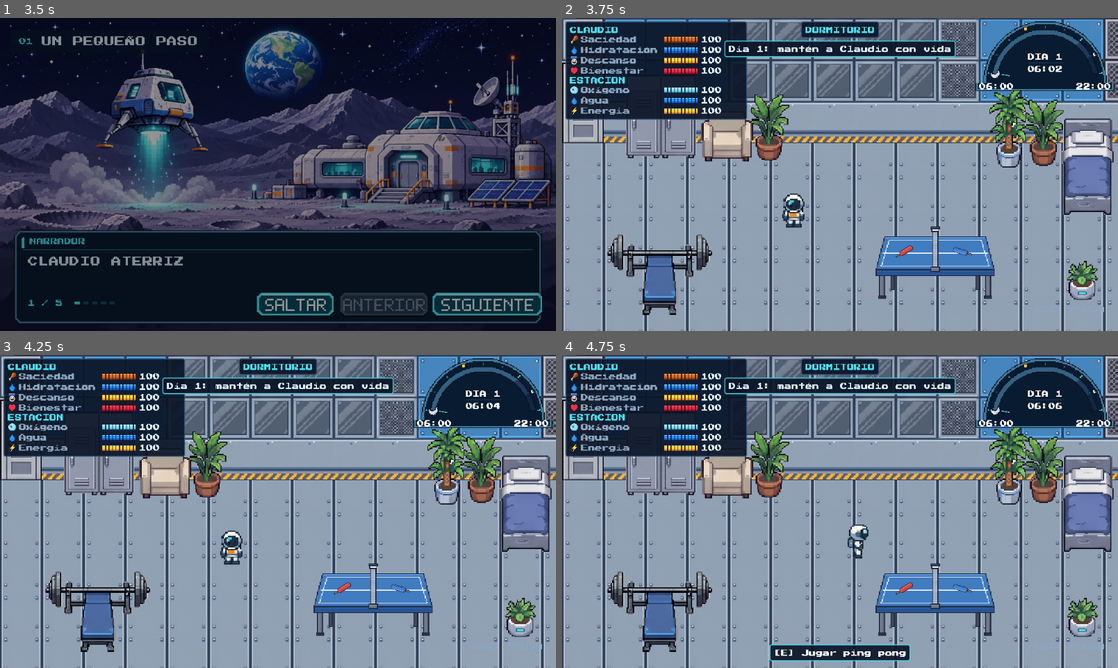
Above: before the commit, frames 1-4 (two rows, left to right).
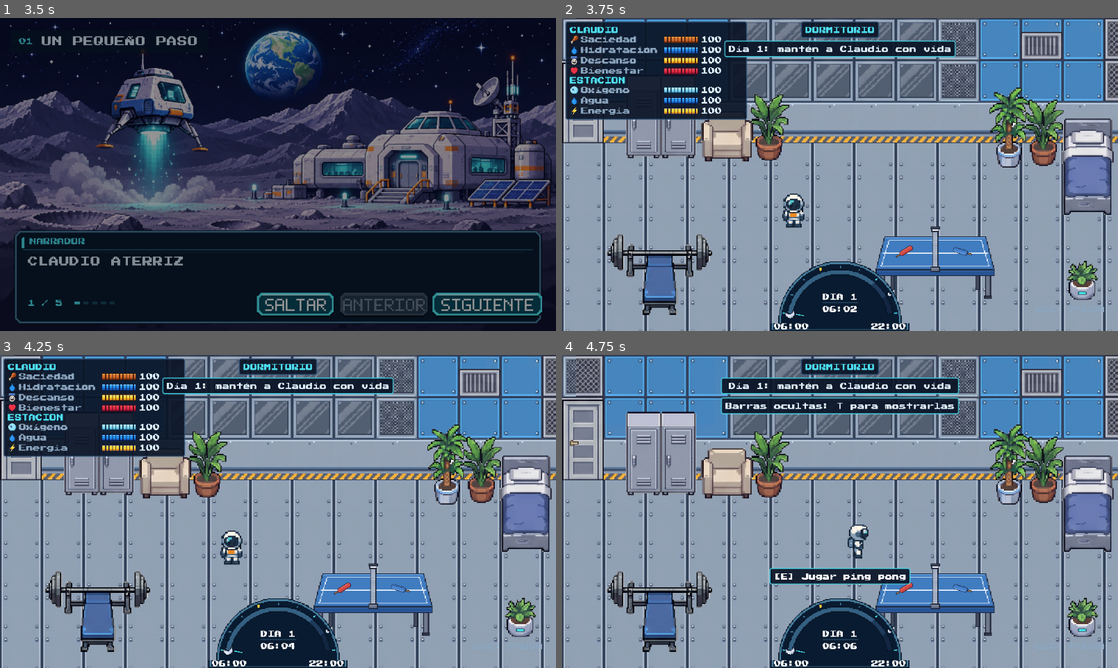
Above: after the commit, the same moments.

Repository: lumpalette/claudio
Game: Godot game, scene res://main/main.tscn
Same seed, same stepped clock (60 frames per second), same inputs: the game is played once before the commit and once after it.
Inputs (mouse positions are in pixels of both pictures, inside the frame that each line leads up to):
- Up to frame 1 (3.5 s): click (116, 174) at 0.5 s; click (116, 174) at 1.25 s; click (294, 305) at 2 s; click (294, 305) at 2.75 s
- Up to frame 2 (3.75 s): click (1051, 305) at 3.5 s
- Up to frame 3 (4.25 s): no input
- Up to frame 4 (4.75 s): tap Enter (interact) at 4.25 s; move the mouse to (962, 495) at 4.27 s; hold D (move_right) from 4.28 s (still down); hold T (tasks) from 4.28 s (still down); tap W (move_up) at 4.52 s

Frame 1 is identical in both runs. In frame 2, 8.1% of the frame differs, in the area x 37-100%, y 1-100%; in frame 3, 8.1%; in frame 4, 21%, in the area x 0-100%, y 1-100%.

Commit message:
Reloj en su lugar original que se transparenta, y tecla T para las barras
- El reloj vuelve abajo al centro. Cuando el jugador queda detrás de él,
  baja al 25% de opacidad y vuelve a la normalidad al alejarse.
- La acción "tasks" (T), que estaba en el proyecto sin usarse, ahora muestra
  u oculta las barras de estado. Al ocultarlas avisa cómo volver a verlas.
- La pantalla de controles menciona la tecla T.

Co-Authored-By: Claude Opus 5 <noreply@anthropic.com>
Claude-Session: https://claude.ai/code/session_01Vx6dqbw4pBdQ7kVsE6Q8pg

Diff:
--- a/ui/hud.gd
+++ b/ui/hud.gd
@@ -17,6 +17,12 @@
 const COLOR_DANGER := Color(1.0, 0.32, 0.32)
 const COLOR_GOOD := Color(0.55, 1.0, 0.45)
 const COLOR_PANEL := Color(0.04, 0.08, 0.15, 0.92)
+
+## El reloj se transparenta cuando el jugador pasa por detrás.
+const CLOCK_FADED_ALPHA := 0.25
+const CLOCK_FADE_SPEED := 4.0
+## Margen alrededor del reloj que cuenta como "el jugador está detrás".
+const CLOCK_FADE_MARGIN := 6.0
 
 ## Estado -> [nombre, ícono, hoja de barra]
 const STAT_ROWS := [
@@ -40,6 +46,7 @@
 
 const CONTROLS_TEXT := """Flechas / WASD: moverse
 E o Enter: interactuar
+T: mostrar u ocultar las barras
 Esc: pausa / salir de un minijuego
 
 Mantén a Claudio comido, hidratado
@@ -75,6 +82,8 @@
 var _end_body: Label
 var _end_retry: Button
 var _clock: CanvasLayer
+var _clock_box: Control
+var _stats_panel: PanelContainer
 var _blink_time := 0.0
 var _game_active := false
 
@@ -88,6 +97,8 @@
 	layer = 5
 	process_mode = Node.PROCESS_MODE_ALWAYS
 	_clock = get_node_or_null(^"HudClock")
+	if _clock:
+		_clock_box = _clock.get_node_or_null(^"Root/Clock")
 	_build_theme()
 	_build()
 
@@ -106,10 +117,15 @@
 		var row: Dictionary = _stat_bars[stat]
 		var low: bool = GameState.get_stat(stat) < Balance.WARNING_THRESHOLD
 		(row["box"] as Control).modulate = COLOR_DANGER if low and blink_on else Color.WHITE
+	_update_clock_fade(delta)
 	_update_prompt()
 
 
 func _unhandled_input(event: InputEvent) -> void:
+	if event.is_action_pressed(&"tasks") and _game_active and not get_tree().paused:
+		toggle_stats()
+		get_viewport().set_input_as_handled()
+		return
 	if not event.is_action_pressed(&"ui_cancel"):
 		return
 	if _controls.visible:
@@ -145,6 +161,13 @@
 	_hide_overlays()
 	_game_ui.hide()
 	_set_clock_visible(false)
+
+
+## Muestra u oculta las barras de estado (tecla T).
+func toggle_stats() -> void:
+	_stats_panel.visible = not _stats_panel.visible
+	if not _stats_panel.visible:
+		show_toast("Barras ocultas: T para mostrarlas")
 
 
 func set_room_name(room_name: String) -> void:
@@ -361,6 +384,20 @@
 		_prompt_label.text = "[E] " + target.get_prompt()
 
 
+## El reloj se transparenta mientras el jugador queda detrás de él, para no
+## estorbar la vista. Se compara en coordenadas de pantalla, que es donde
+## vive el reloj (un CanvasLayer no se mueve con la cámara).
+func _update_clock_fade(delta: float) -> void:
+	if _clock_box == null:
+		return
+	var behind := false
+	if _game_active and is_instance_valid(player) and _clock_box.is_visible_in_tree():
+		var rect := _clock_box.get_global_rect().grow(CLOCK_FADE_MARGIN)
+		behind = rect.has_point(player.get_global_transform_with_canvas().origin)
+	var target := CLOCK_FADED_ALPHA if behind else 1.0
+	_clock_box.modulate.a = move_toward(_clock_box.modulate.a, target, CLOCK_FADE_SPEED * delta)
+
+
 func _set_clock_visible(value: bool) -> void:
 	if _clock:
 		_clock.visible = value
@@ -431,12 +468,12 @@
 	_root.add_child(_game_ui)
 
 	# Barras de estado (arriba a la izquierda)
-	var stats_panel := _panel(COLOR_PANEL, Color(0.20, 0.35, 0.50))
-	stats_panel.position = Vector2(4, 4)
-	_game_ui.add_child(stats_panel)
+	_stats_panel = _panel(COLOR_PANEL, Color(0.20, 0.35, 0.50))
+	_stats_panel.position = Vector2(4, 4)
+	_game_ui.add_child(_stats_panel)
 	var stats := VBoxContainer.new()
 	stats.add_theme_constant_override(&"separation", 2)
-	stats_panel.add_child(stats)
+	_stats_panel.add_child(stats)
 	for i in STAT_ROWS.size():
 		if i == 0:
 			stats.add_child(_label("CLAUDIO", COLOR_ACCENT))
@@ -467,7 +504,7 @@
 	_prompt_panel.set_anchors_preset(Control.PRESET_CENTER_BOTTOM)
 	_prompt_panel.grow_horizontal = Control.GROW_DIRECTION_BOTH
 	_prompt_panel.grow_vertical = Control.GROW_DIRECTION_BEGIN
-	_prompt_panel.position.y = -8
+	_prompt_panel.position.y = -96
 	_prompt_label = _label("", Color.WHITE)
 	_prompt_panel.add_child(_prompt_label)
 	_prompt_panel.hide()
--- a/ui/hud.tscn
+++ b/ui/hud.tscn
@@ -12,17 +12,5 @@
 start_clock_on_ready = false
 day_format = "DIA %d"
 
-[node name="Clock" parent="HudClock/Root" index="0"]
-anchors_preset = 1
-anchor_left = 1.0
-anchor_top = 0.0
-anchor_right = 1.0
-anchor_bottom = 0.0
-offset_left = -164.0
-offset_top = 4.0
-offset_right = -4.0
-offset_bottom = 84.0
-grow_horizontal = 0
-grow_vertical = 1
 
 [node name="FaintScreen" parent="." instance=ExtResource("3_faint")]
